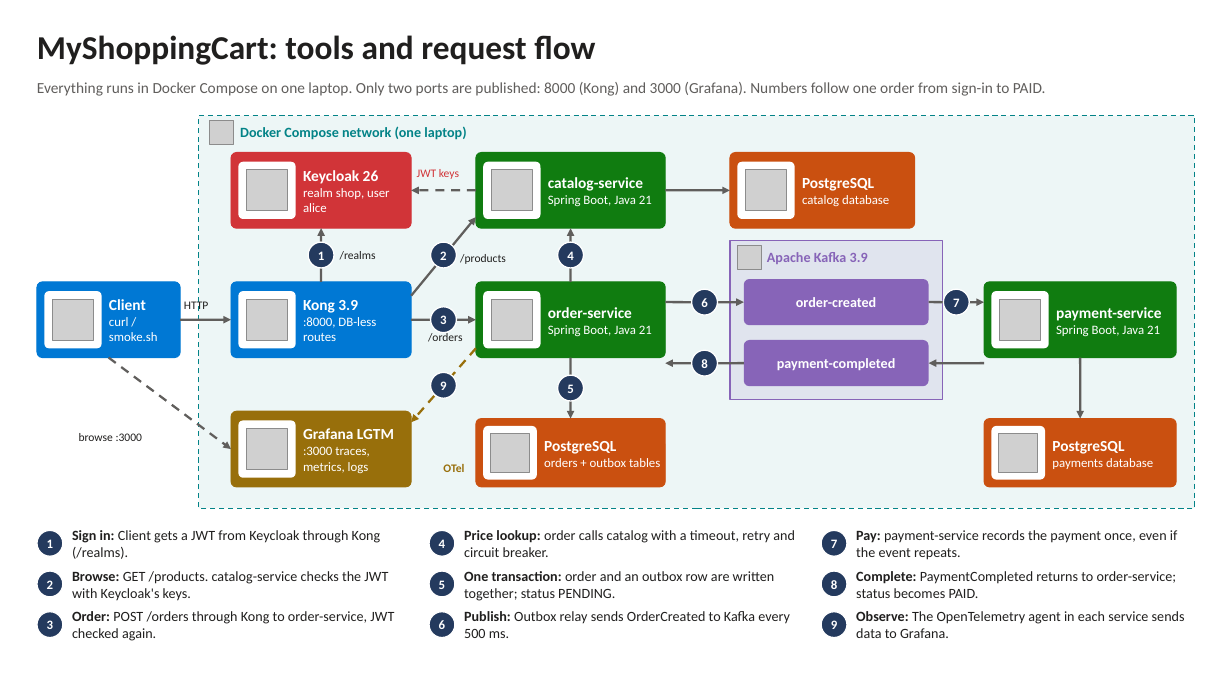
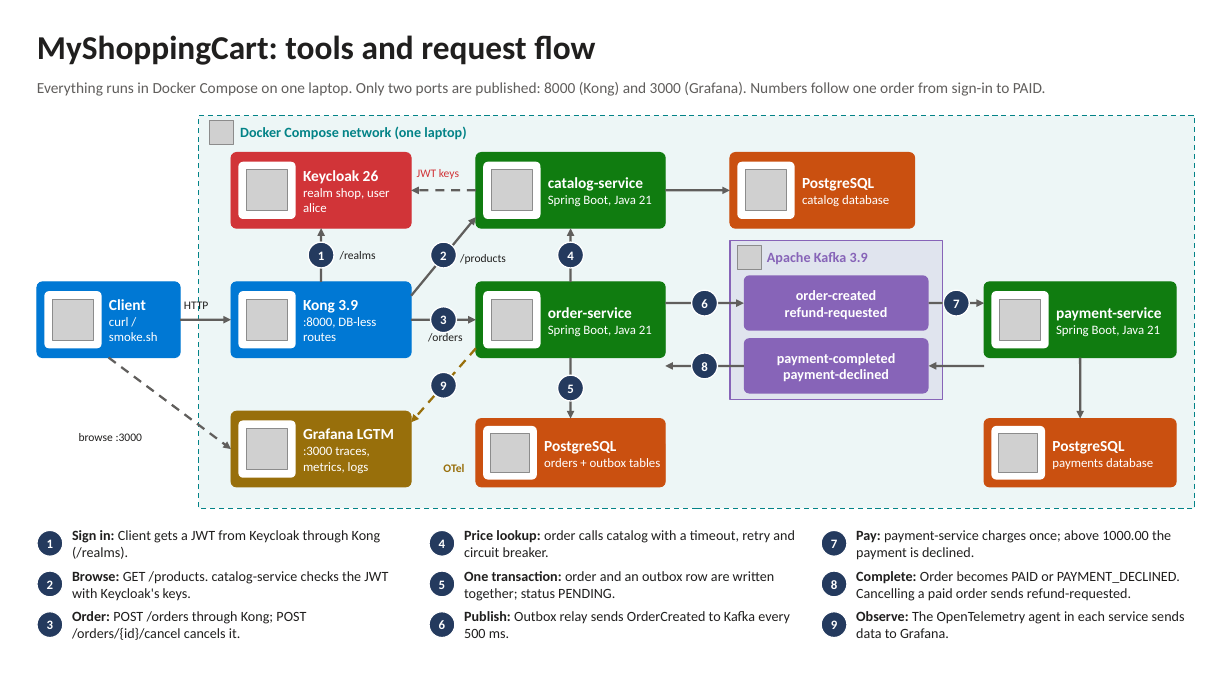
Before and after one commit to anandmohan-root/MyShoppingCart, a slide deck: slide 1 of docs/architecture.pptx. Drawn at 1232x693 pixels with LibreOffice and Linux fonts; fonts in the diff are those of the drawing; grey boxes stand for pictures; background and template pictures are left out. Boxes give left, top, right and bottom in pixels: in the first picture for what was removed or moved away, otherwise in the second. Text is boxed around its words. In the diff, an @@ line names an element or a change of style, - is before the commit and + after.

```diff
--- a/docs/architecture.pptx
+++ b/docs/architecture.pptx
@@ rounded rectangle "order-created": place and size @@
-rounded rectangle "order-created" at box(744, 279, 929, 325)
+rounded rectangle "order-created" at box(744, 275, 929, 331)
@@ rounded rectangle "order-created" at box(744, 275, 929, 331): proportions changed @@
@@ text in rounded rectangle at box(785, 307, 888, 319): paragraph added @@
+refund-requested
@@ rounded rectangle "payment-completed" at box(744, 338, 929, 394): proportions changed @@
@@ rounded rectangle "payment-completed": place and size @@
-rounded rectangle "payment-completed" at box(744, 340, 929, 386)
+rounded rectangle "payment-completed" at box(744, 338, 929, 394)
@@ text in rounded rectangle at box(783, 369, 889, 381): paragraph added @@
+payment-declined
@@ text at box(856, 530, 1171, 560): text changed @@
-Pay: payment-service records the payment once, even if the event repeats.
+Pay: payment-service charges once; above 1000.00 the payment is declined.
@@ text at box(856, 571, 1180, 601): text changed @@
-Complete: PaymentCompleted returns to order-service; status becomes PAID.
+Complete: Order becomes PAID or PAYMENT_DECLINED. Cancelling a paid order sends refund-requested.
@@ text at box(72, 611, 306, 640): text changed @@
-Order: POST /orders through Kong to order-service, JWT checked again.
+Order: POST /orders through Kong; POST /orders/{id}/cancel cancels it.
```
Also in this commit, not shown: 33 other files.
